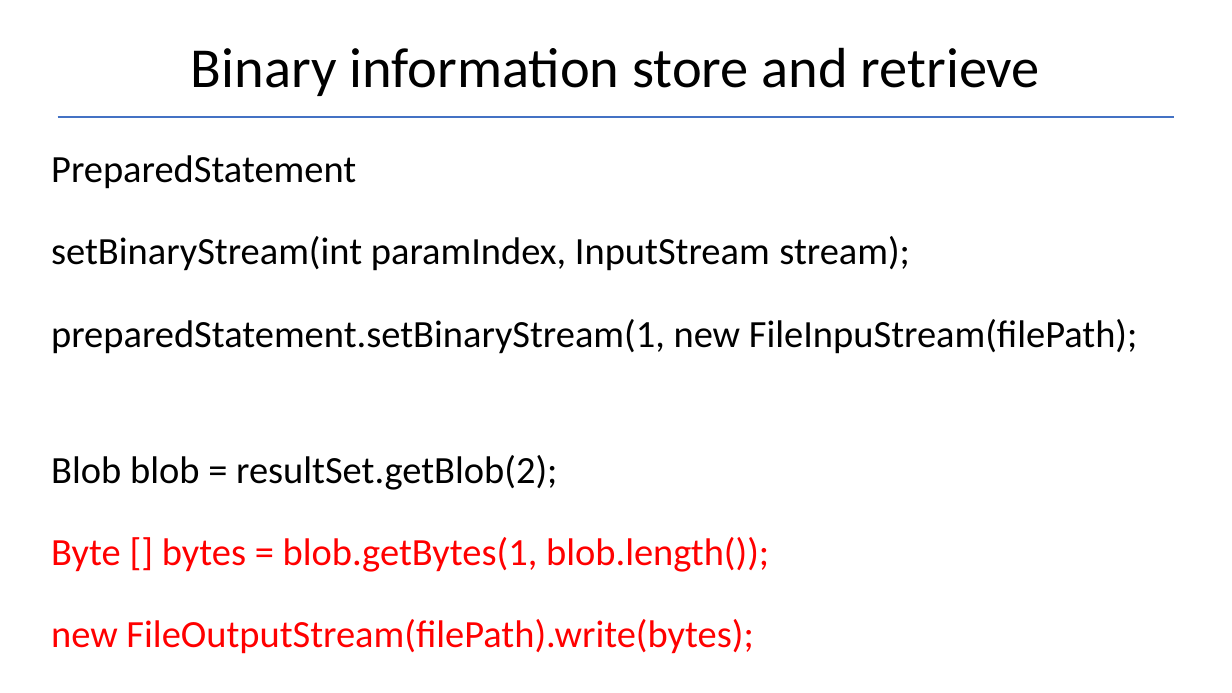
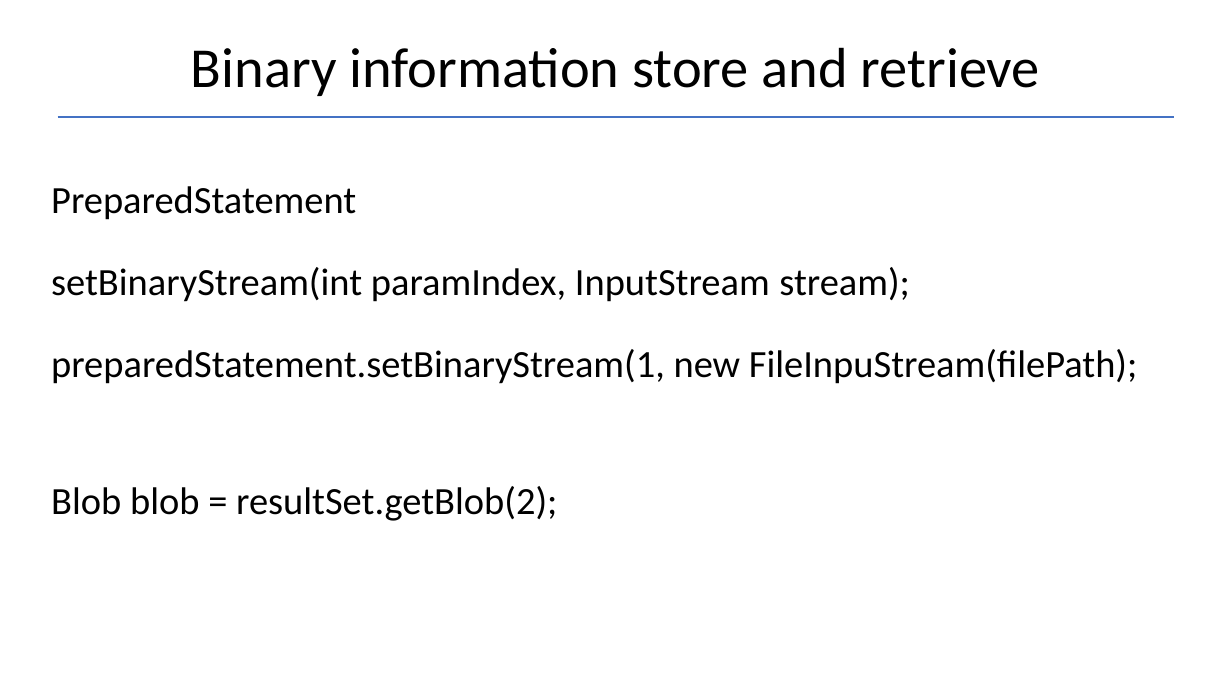
Before and after one commit to Garnik94/Levelup_presentations, a slide deck: slide 13 of JDBC/JDBC_Presentation.pptx (slide 12 before the commit). Drawn at 1232x693 pixels with LibreOffice and Linux fonts; fonts in the diff are those of the drawing. Boxes give left, top, right and bottom in pixels: in the first picture for what was removed or moved away, otherwise in the second. Text is boxed around its words. In the diff, an @@ line names an element or a change of style, - is before the commit and + after.

```diff
--- a/JDBC/JDBC_Presentation.pptx
+++ b/JDBC/JDBC_Presentation.pptx
@@ text "PreparedStatement": place and size @@
-text "PreparedStatement" at box(51, 155, 1137, 654)
+text "PreparedStatement" at box(51, 186, 1137, 521)
@@ text at box(51, 537, 769, 654): paragraphs removed @@
-Byte [] bytes = blob.getBytes(1, blob.length());
-new FileOutputStream(filePath).write(bytes);
```
Also in this commit, not shown: 11 other slides changed, 2 slides added, 4 other files.
